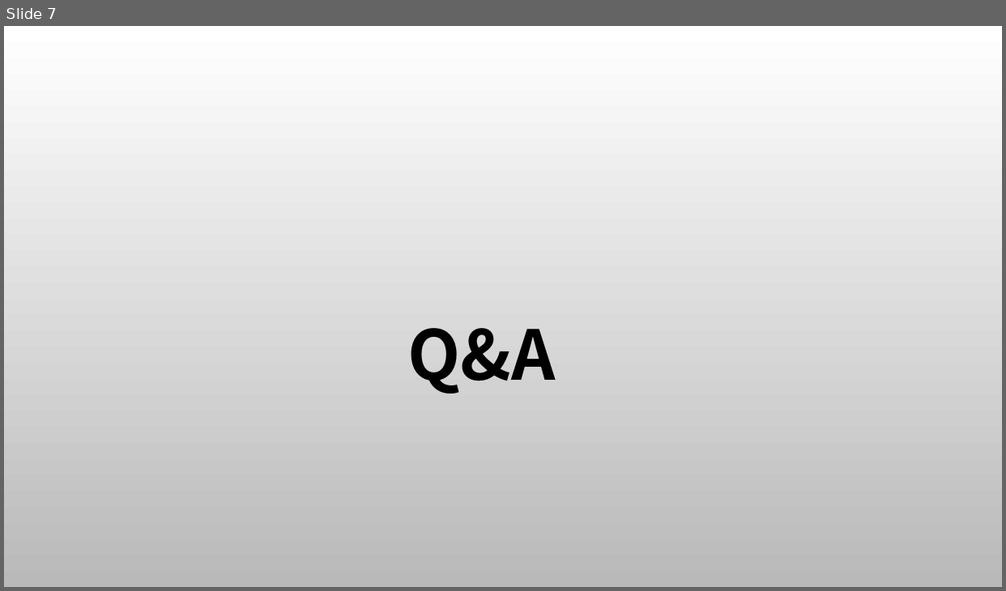
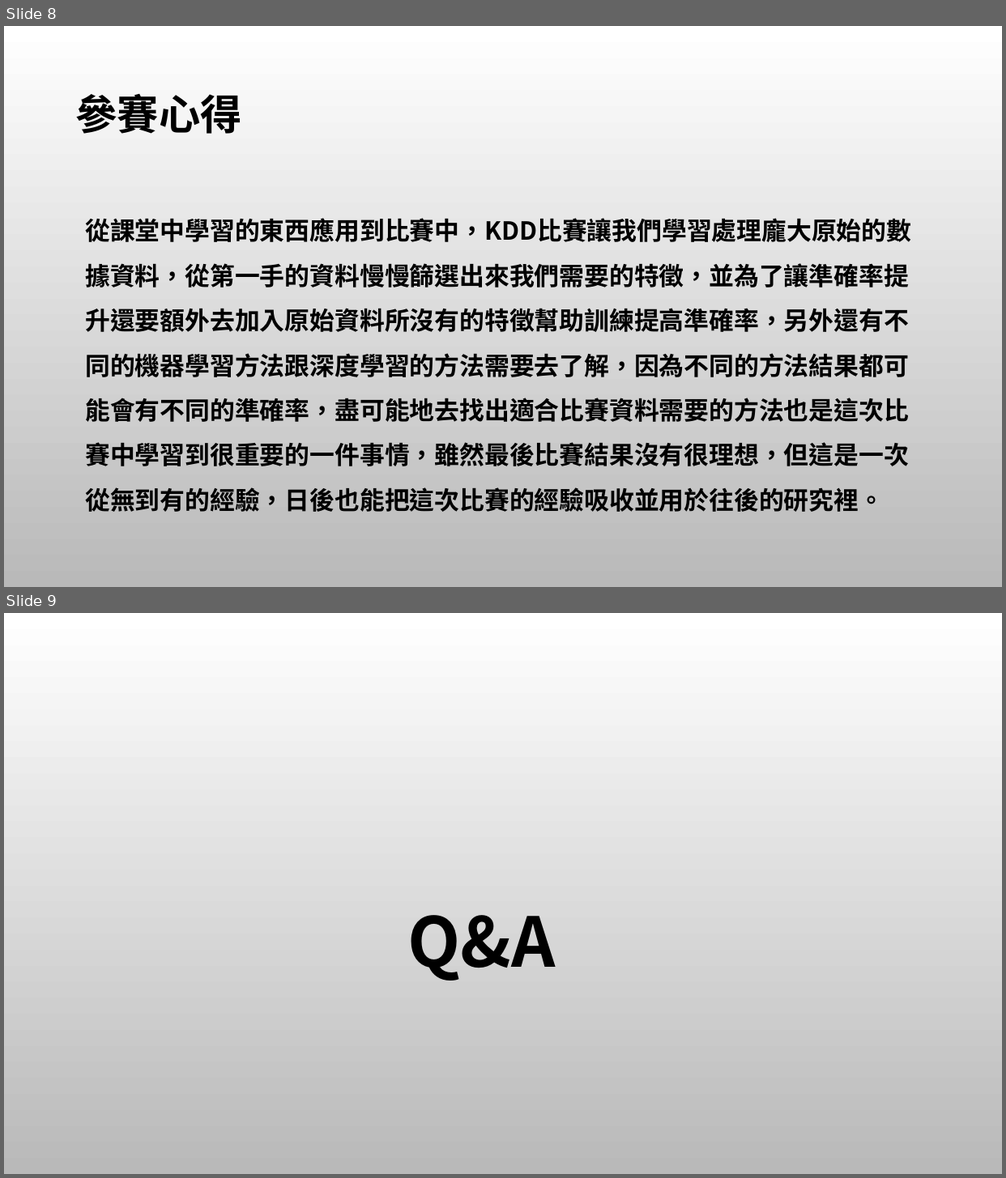
Before and after one commit to tping812/108-NN-homework2, a slide deck: M10715079/KDD期末報告-Sidekick Power.pptx. Shown one above the other, each under a label of ours: slide 7 before the commit, slides 8 and 9 after it. The pictures are 1006x591 and 1006x1178 pixels, drawn with LibreOffice and Linux fonts; fonts in the diff are those of the drawing; background and template pictures are left out. Boxes give left, top, right and bottom in pixels: in the first picture for what was removed or moved away, otherwise in the second. Text is boxed around its words. In the diff, an @@ line names an element or a change of style, - is before the commit and + after.

```diff
--- a/M10715079/KDD期末報告-Sidekick Power.pptx
+++ b/M10715079/KDD期末報告-Sidekick Power.pptx
@@ slide 8 added at box(4, 26, 1002, 587), background picture (left out) @@
@@ title added at box(76, 94, 242, 134), 40 pt, text #000000, bold @@
+參賽心得
@@ text added at box(85, 218, 911, 512), 24 pt, text #000000, bold @@
+從課堂中學習的東西應用到比賽中，KDD比賽讓我們學習處理龐大原始的數據資料，從第一手的資料慢慢篩選出來我們需要的特徵，並為了讓準確率提升還要額外去加入原始資料所沒有的特徵幫助訓練提高準確率，另外還有不同的機器學習方法跟深度學習的方法需要去了解，因為不同的方法結果都可能會有不同的準確率，盡可能地去找出適合比賽資料需要的方法也是這次比賽中學習到很重要的一件事情，雖然最後比賽結果沒有很理想，但這是一次從無到有的經驗，日後也能把這次比賽的經驗吸收並用於往後的研究裡。
@@ what was slide 7 is now slide 9 @@
```
Also in this commit, not shown: 4 slides changed, 1 other slide added.
